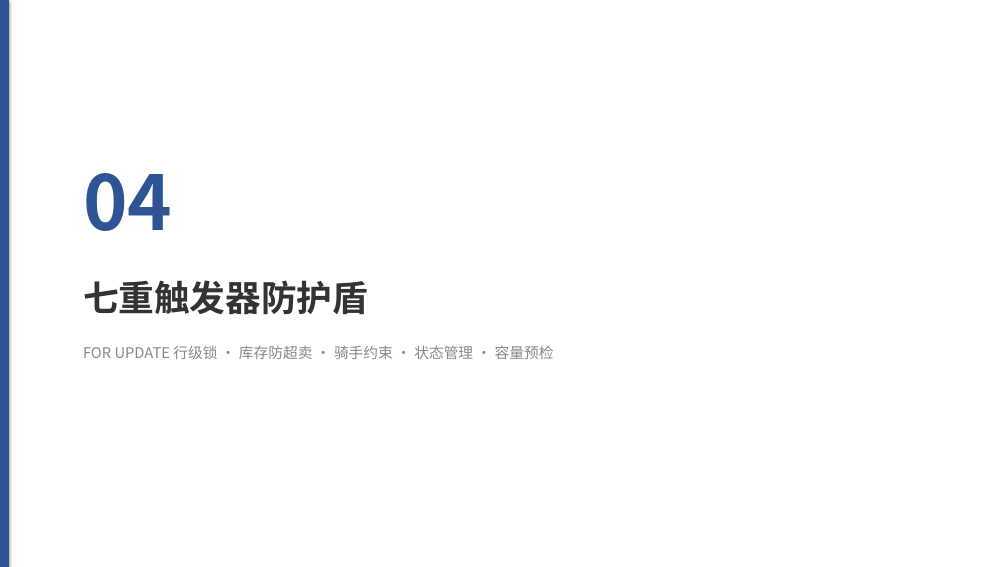
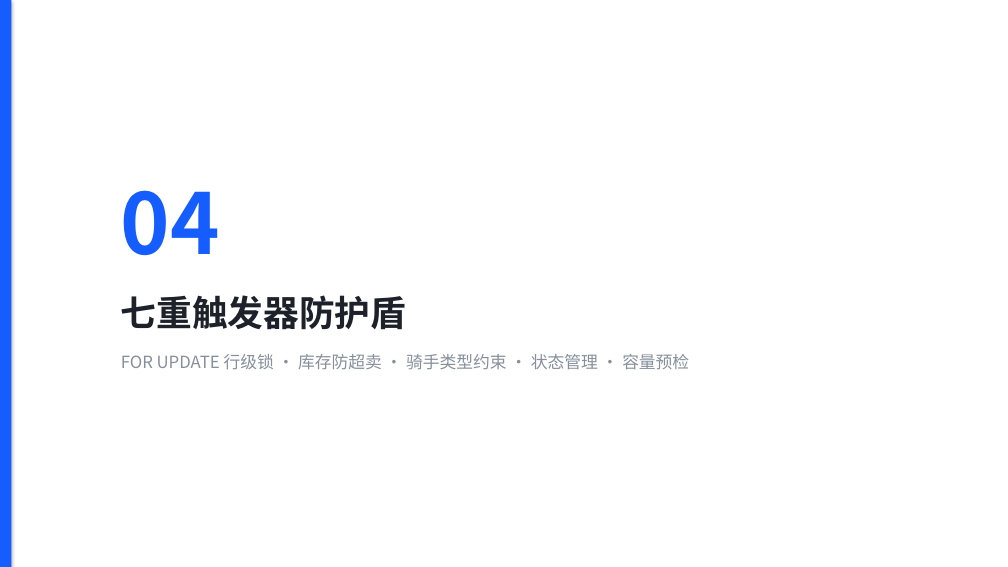
Before and after one commit to sou1maker/database, a slide deck: slide 19 of 校园外卖两段式配送系统_答辩汇报.pptx (slide 17 before the commit). Drawn at 1008x567 pixels with LibreOffice and Linux fonts; fonts in the diff are those of the drawing. Boxes give left, top, right and bottom in pixels: in the first picture for what was removed or moved away, otherwise in the second. Text is boxed around its words. In the diff, an @@ line names an element or a change of style, - is before the commit and + after.

```diff
--- a/校园外卖两段式配送系统_答辩汇报.pptx
+++ b/校园外卖两段式配送系统_答辩汇报.pptx
@@ rectangle at (x1=0, y1=0, x2=11, y2=567): fill #2F5496 to #165DFF @@
@@ text "04" moved from (x1=83, y1=173, x2=172, y2=231) to (x1=121, y1=190, x2=220, y2=255) @@
@@ text "04" at (x1=121, y1=190, x2=220, y2=255): size 72 to 80 pt, text colour #2F5496 to #165DFF @@
@@ text "七重触发器防护盾" moved from (x1=83, y1=280, x2=368, y2=315) to (x1=121, y1=295, x2=406, y2=330) @@
@@ text "七重触发器防护盾" at (x1=121, y1=295, x2=406, y2=330): text colour #333333 to #1D2129 @@
@@ text at (x1=121, y1=354, x2=689, y2=370): text changed; size 14 to 16 pt; text colour #888888 to #86909C @@
-FOR UPDATE 行级锁 · 库存防超卖 · 骑手约束 · 状态管理 · 容量预检
+FOR UPDATE 行级锁 · 库存防超卖 · 骑手类型约束 · 状态管理 · 容量预检
```
Also in this commit, not shown: 32 other slides changed, 14 slides added, 9 slides removed, 1 other file.
